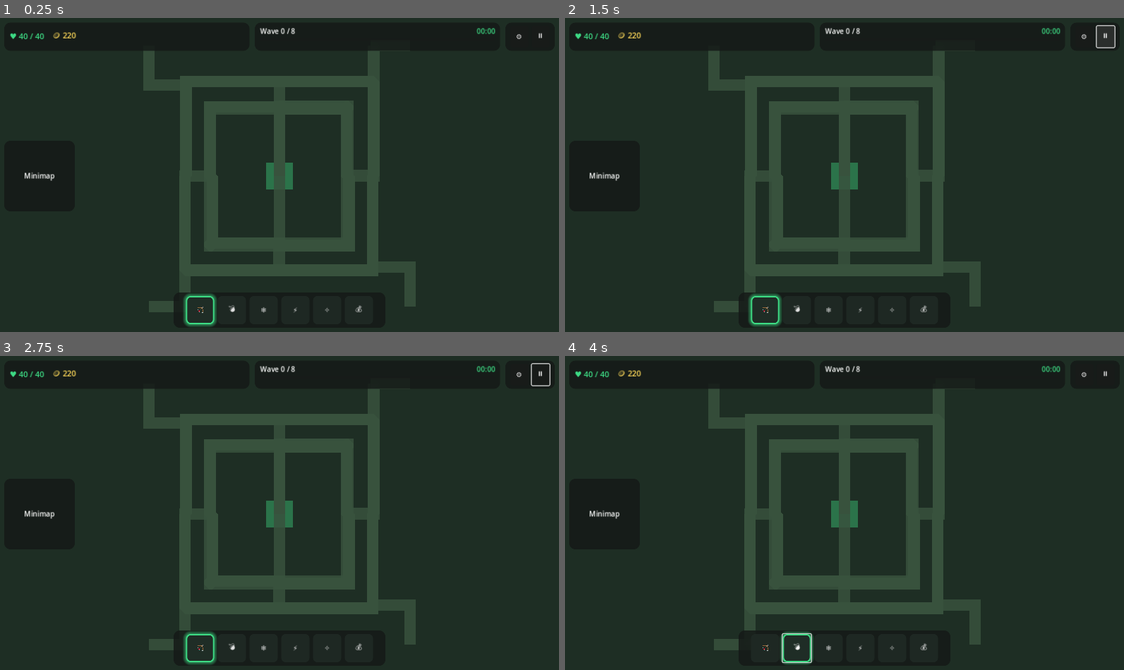
Above: before the commit, frames 1-4 (two rows, left to right).
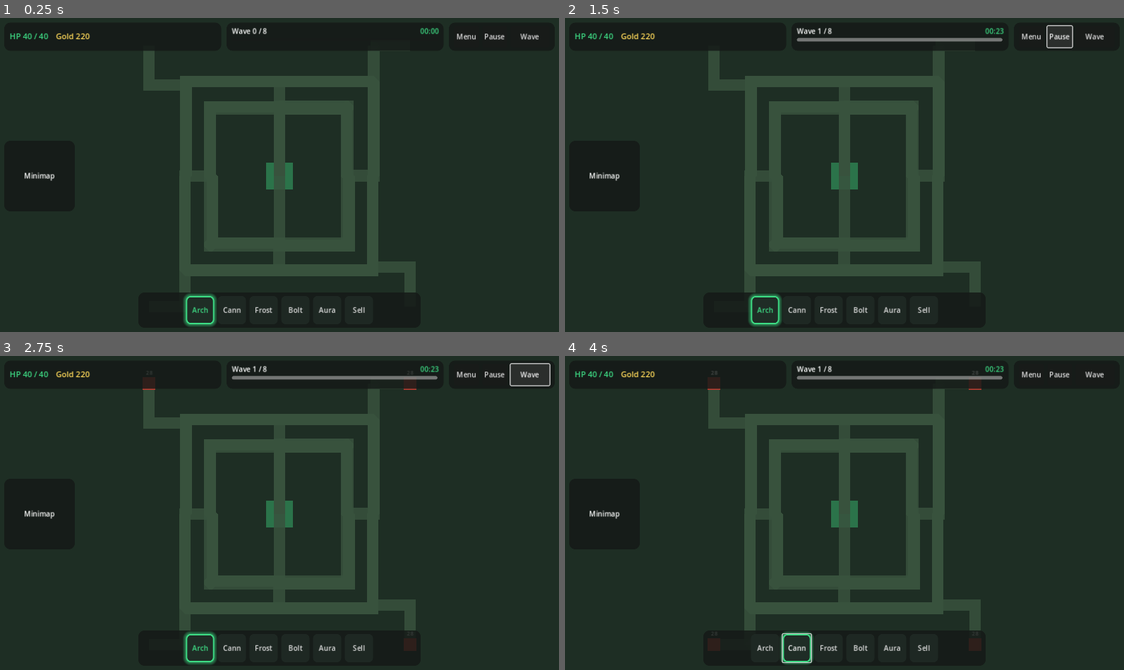
Above: after the commit, the same moments.

Repository: kennethIve/Green-TD
Game: Godot game, scene res://scenes/main.tscn
The game is run twice, just before and just after one commit, with the same random seed, the same clock (stepped at 60 frames per second) and the same inputs.
Inputs (mouse positions are in pixels of both pictures, inside the frame that each line leads up to):
- Up to frame 1 (0.25 s): no input
- Up to frame 2 (1.5 s): click "⚙" (after the commit: "Menu") at 0.5 s; click "⏸" (after the commit: "Pause") at 1.25 s
- Up to frame 3 (2.75 s): click (531, 374) at 2 s, where only the run after the commit has a clickable "Wave"
- Up to frame 4 (4 s): click "🏹" (after the commit: "Arch") at 2.75 s; click "💣" (after the commit: "Cann") at 3.5 s

The runs differ from the first frame. In frame 1, 1.1% of the frame differs, in the area x 1-97%, y 3-94%; in frame 2, 1.7%, in the area x 1-99%, y 2-94%; in frame 3, 1.6%; in frame 4, 1.6%.

Commit message:
P0: ASCII HUD labels + Wave button/auto-start for web

Diff:
--- a/scenes/ui/hud.tscn
+++ b/scenes/ui/hud.tscn
@@ -37,14 +37,14 @@
 layout_mode = 2
 theme_override_colors/font_color = Color(0.24, 0.86, 0.52, 1)
 theme_override_font_sizes/font_size = 18
-text = "♥ 40 / 40"
+text = "HP 40 / 40"
 
 [node name="GoldLabel" type="Label" parent="TopRow/ResourcesPill/Resources"]
 unique_name_in_owner = true
 layout_mode = 2
 theme_override_colors/font_color = Color(1, 0.85, 0.35, 1)
 theme_override_font_sizes/font_size = 18
-text = "🪙 200"
+text = "Gold 220"
 
 [node name="WavePillPanel" type="PanelContainer" parent="TopRow"]
 unique_name_in_owner = true
@@ -87,15 +87,21 @@
 
 [node name="SettingsBtn" type="Button" parent="TopRow/SysPill/SysButtons"]
 unique_name_in_owner = true
-custom_minimum_size = Vector2(40, 40)
-layout_mode = 2
-text = "⚙"
+custom_minimum_size = Vector2(56, 40)
+layout_mode = 2
+text = "Menu"
 
 [node name="PauseBtn" type="Button" parent="TopRow/SysPill/SysButtons"]
 unique_name_in_owner = true
-custom_minimum_size = Vector2(40, 40)
-layout_mode = 2
-text = "⏸"
+custom_minimum_size = Vector2(56, 40)
+layout_mode = 2
+text = "Pause"
+
+[node name="WaveBtn" type="Button" parent="TopRow/SysPill/SysButtons"]
+unique_name_in_owner = true
+custom_minimum_size = Vector2(88, 40)
+layout_mode = 2
+text = "Wave"
 
 [node name="Minimap" type="PanelContainer" parent="."]
 unique_name_in_owner = true
@@ -183,9 +189,9 @@
 anchor_top = 1.0
 anchor_right = 0.5
 anchor_bottom = 1.0
-offset_left = -240.0
+offset_left = -320.0
 offset_top = -96.0
-offset_right = 240.0
+offset_right = 320.0
 offset_bottom = -16.0
 
 [node name="BuildTray" type="HBoxContainer" parent="BuildTrayPanel"]
@@ -197,29 +203,29 @@
 [node name="TowerBtn_archer" type="Button" parent="BuildTrayPanel/BuildTray"]
 custom_minimum_size = Vector2(64, 64)
 layout_mode = 2
-text = "🏹"
+text = "Arch"
 
 [node name="TowerBtn_cannon" type="Button" parent="BuildTrayPanel/BuildTray"]
 custom_minimum_size = Vector2(64, 64)
 layout_mode = 2
-text = "💣"
+text = "Cann"
 
 [node name="TowerBtn_frost" type="Button" parent="BuildTrayPanel/BuildTray"]
 custom_minimum_size = Vector2(64, 64)
 layout_mode = 2
-text = "❄"
+text = "Frost"
 
 [node name="TowerBtn_lightning" type="Button" parent="BuildTrayPanel/BuildTray"]
 custom_minimum_size = Vector2(64, 64)
 layout_mode = 2
-text = "⚡"
+text = "Bolt"
 
 [node name="TowerBtn_support" type="Button" parent="BuildTrayPanel/BuildTray"]
 custom_minimum_size = Vector2(64, 64)
 layout_mode = 2
-text = "✧"
+text = "Aura"
 
 [node name="TowerBtn_sell" type="Button" parent="BuildTrayPanel/BuildTray"]
 custom_minimum_size = Vector2(64, 64)
 layout_mode = 2
-text = "💰"
+text = "Sell"
--- a/scripts/main.gd
+++ b/scripts/main.gd
@@ -1,5 +1,5 @@
 extends Node2D
-## Green Circle TD — 4-corner axis-aligned rings, multi-tower, center leak.
+## Green Circle TD - 4-corner axis-aligned rings, multi-tower, center leak.
 
 const START_LIVES := 40
 const START_GOLD := 220
@@ -34,13 +34,18 @@
 	if hud.has_signal("pause_pressed"):
 		hud.pause_pressed.connect(_on_pause)
 	if hud.has_signal("settings_pressed"):
-		hud.settings_pressed.connect(func() -> void: status_label.text = "Settings — coming soon")
+		hud.settings_pressed.connect(func() -> void: status_label.text = "Settings - coming soon")
+	if hud.has_signal("wave_pressed"):
+		hud.wave_pressed.connect(_start_wave)
 	if hud.has_method("set_build_selected"):
 		hud.set_build_selected("archer")
 	_refresh_hud()
-	status_label.text = "4-corner circle · Space=wave · Click=build/select · Sell mode then click tower"
+	status_label.text = "4-corner circle | Wave btn / Space = wave | Click = build/select"
 	_place_tower(Vector2(420, 260), "archer")
 	_place_tower(Vector2(860, 260), "frost")
+	# Web-friendly: auto-start wave 1; Wave button / Space also work
+	await get_tree().create_timer(1.2).timeout
+	_start_wave()
 
 func _process(delta: float) -> void:
 	if _ended or _wave_time_left <= 0.0:
@@ -49,13 +54,18 @@
 	if hud.has_method("set_wave"):
 		hud.set_wave(spawner.wave_index, spawner.total_waves, _wave_time_left, _wave_duration)
 
+func _start_wave() -> void:
+	if _ended:
+		return
+	if not spawner.start_next_wave():
+		status_label.text = "Wave busy or finished"
+
 func _unhandled_input(event: InputEvent) -> void:
 	if _ended:
 		return
 	if event is InputEventKey and event.pressed:
 		if event.keycode == KEY_SPACE:
-			if not spawner.start_next_wave():
-				status_label.text = "Wave busy or finished"
+			_start_wave()
 		elif event.keycode == KEY_U:
 			_on_upgrade()
 	elif event is InputEventMouseButton and event.pressed and event.button_index == MOUSE_BUTTON_LEFT:
@@ -134,7 +144,7 @@
 
 func _on_sell_mode() -> void:
 	_sell_mode = true
-	status_label.text = "Sell mode ON — click a tower to sell"
+	status_label.text = "Sell mode ON - click a tower to sell"
 
 func _sell_tower(t: Node2D) -> void:
 	gold += int(t.sell_refund)
@@ -179,7 +189,7 @@
 	_wave_time_left = _wave_duration
 	if hud.has_method("set_wave"):
 		hud.set_wave(index, total, _wave_time_left, _wave_duration)
-	status_label.text = "Wave %d / %d — 4 corners" % [index, total]
+	status_label.text = "Wave %d / %d - 4 corners" % [index, total]
 
 func _on_win() -> void:
 	if _ended:
--- a/scripts/ui/hud.gd
+++ b/scripts/ui/hud.gd
@@ -1,11 +1,12 @@
 extends Control
-## Dark-glass HUD — 3 top pills, build glow, focus costs.
+## Dark-glass HUD - 3 top pills, build glow, focus costs.
 
 signal build_pressed(id: String)
 signal upgrade_pressed
 signal sell_pressed
 signal pause_pressed
 signal settings_pressed
+signal wave_pressed
 
 const ACCENT := Color("3DDC84")
 const PANEL_BG := Color(0.08, 0.1, 0.09, 0.85)
@@ -35,8 +36,8 @@
 	show_tower(null)
 
 func set_resources(lives: int, gold: int, lives_max: int = 40) -> void:
-	lives_label.text = "♥ %d / %d" % [lives, lives_max]
-	gold_label.text = "🪙 %d" % gold
+	lives_label.text = "HP %d / %d" % [lives, lives_max]
+	gold_label.text = "Gold %d" % gold
 
 func set_wave(n: int, total: int, secs: float, duration: float = -1.0) -> void:
 	wave_label.text = "Wave %d / %d" % [n, total]
@@ -56,10 +57,10 @@
 		return
 	focus_card.visible = true
 	focus_name.text = str(data.get("name", "Tower"))
-	focus_dps.text = "DPS  %s   (+%s)" % [str(data.get("dps", "—")), str(data.get("dps_delta", 0))]
-	focus_range.text = "Range  %s   (+%s)" % [str(data.get("range", "—")), str(data.get("range_delta", 0))]
-	focus_upgrade_cost.text = "Upgrade  $%s" % str(data.get("upgrade_cost", "—"))
-	focus_sell_refund.text = "Refund  $%s" % str(data.get("sell_refund", "—"))
+	focus_dps.text = "DPS  %s   (+%s)" % [str(data.get("dps", "-")), str(data.get("dps_delta", 0))]
+	focus_range.text = "Range  %s   (+%s)" % [str(data.get("range", "-")), str(data.get("range_delta", 0))]
+	focus_upgrade_cost.text = "Upgrade  $%s" % str(data.get("upgrade_cost", "-"))
+	focus_sell_refund.text = "Refund  $%s" % str(data.get("sell_refund", "-"))
 
 func set_build_selected(id: String) -> void:
 	_selected_build = id
@@ -96,6 +97,8 @@
 func _wire_buttons() -> void:
 	%SettingsBtn.pressed.connect(func() -> void: settings_pressed.emit())
 	%PauseBtn.pressed.connect(func() -> void: pause_pressed.emit())
+	if has_node("%WaveBtn"):
+		%WaveBtn.pressed.connect(func() -> void: wave_pressed.emit())
 	upgrade_btn.pressed.connect(func() -> void: upgrade_pressed.emit())
 	sell_btn.pressed.connect(func() -> void: sell_pressed.emit())
 	upgrade_btn.add_theme_color_override("font_color", ACCENT)
